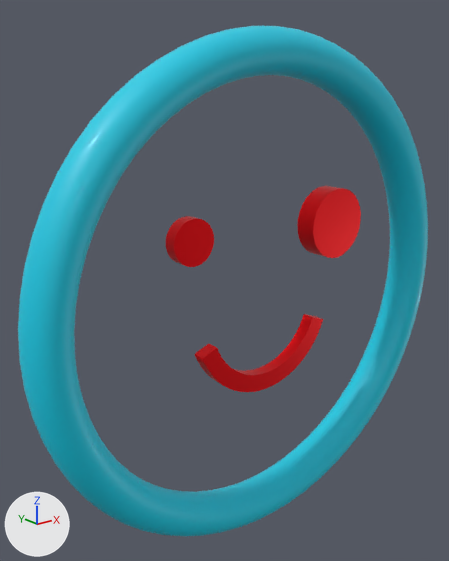
A saved change to the glTF model src/assets/glb/smileMeTwo.glb.
Before and after are seen from a 50 mm camera at (-4.18, -4.52, 2.11) aimed at (-0.31, 0.32, 0.18). Arrows for +X, +Y and +Z are at lower left; the lights stay in place. The older version comes first. Where no turn or scale is listed for an object, it has been applied to the vertices.

Before the edit, the objects in view are built like this:
```python
mat_material = principled_material('Material')
mat_material.base_color = (0.0, 0.615, 0.802)  # cyan #00cee7
mat_material.coat_weight = 0.15
me_cube = bpy.data.meshes.new('Cube')
me_cube.from_pydata(...)  # 4096 vertices, 8192 faces; spans x 0.05..5.3, y -0.24..0.24, z -2.63..2.63
me_cube.materials.append(mat_material)  # cyan #00cee7
me_curve_002 = bpy.data.meshes.new('Curve.002')
me_curve_002.from_pydata(...)  # a 48-sided cylinder along y spanning x 1.83..2.282, y -0.069..0.069, z 1.636..2.088
me_curve_002.materials.append(mat_svgmat_001)  # red #ff000f
me_curve_004 = bpy.data.meshes.new('Curve.004')
me_curve_004.from_pydata(...)  # 144 vertices, 284 faces; spans x 0.0506..0.1752, y 0.0465..0.0948, z -0.005..0.005
me_curve_004.materials.append(mat_svgmat_001)  # red #ff000f
ob_curve_001 = bpy.data.objects.new('Curve.001', me_curve_002)
ob_curve_001.location = (-2.98, 0.06, -1.12)
ob_curve_003 = bpy.data.objects.new('Curve.003', me_curve_004)
ob_curve_003.location = (1.49, -0.01, -1.63)
ob_curve_003.rotation_euler = (-1.571, 0.0, 0.0)  # degrees (-90, 0, 0)
ob_curve_003.scale = (-13.6, -13.6, -13.6)
ob_torus = bpy.data.objects.new('torus', me_cube)
ob_torus.location = (-2.66, 0.0, 0.01)
# also in view: 'Curve.002' at (0.9, -0.02, 0.69)
```
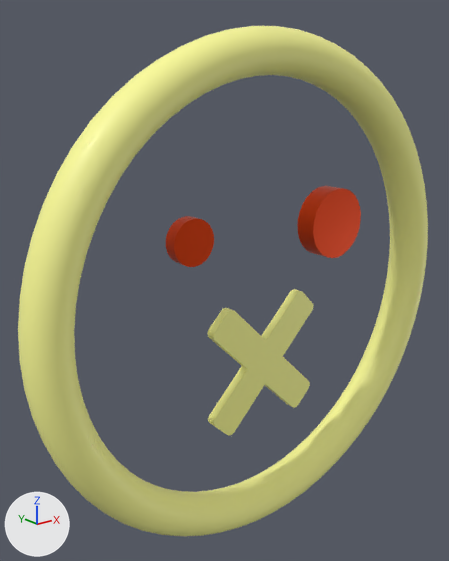
What differs and where, as boxes (x1, y1, x2, y2) in the pictures (449 x 561 px):
'torus', recoloured (cyan to yellow)
    both: (18, 26, 428, 536)
'Curve', added (yellow)
    after: (208, 289, 313, 436)
'Curve.003', deleted (red)
    before: (195, 314, 323, 392)

The change, as a list of edits to the scene's bpy script:
```text
Change mat_material:
    mat_material.base_color: (0.0, 0.615, 0.802) -> (1.0, 1.0, 0.319)  # cyan #00cee7 -> yellow #ffff99
Add mat_svgmat:
    mat_svgmat = principled_material('SVGMat')
    mat_svgmat.base_color = (1.0, 1.0, 0.319)  # yellow #ffff99
    mat_svgmat.roughness = 0.4
Add me_curve:
    me_curve.from_pydata(...)  # 392 vertices, 780 faces; spans x 0.425..1.835, y -0.05..0.05, z 0.425..1.834
    me_curve.materials.append(mat_svgmat)  # yellow #ffff99
Remove ob_curve_003:
    ob_curve_003 = bpy.data.objects.new('Curve.003', me_curve_004)
    ob_curve_003.location = (1.49, -0.01, -1.63)
    ob_curve_003.rotation_euler = (-1.571, 0.0, 0.0)  # degrees (-90, 0, 0)
    ob_curve_003.scale = (-13.6, -13.6, -13.6)
Add ob_curve:
    ob_curve = bpy.data.objects.new('Curve', me_curve)
    ob_curve.location = (-1.13, 0.04, -1.85)
```
